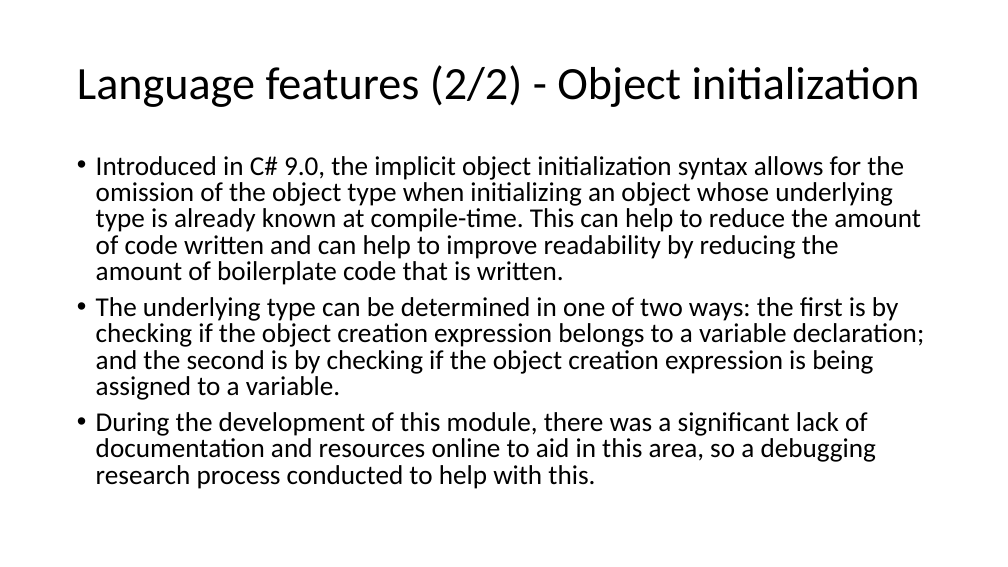
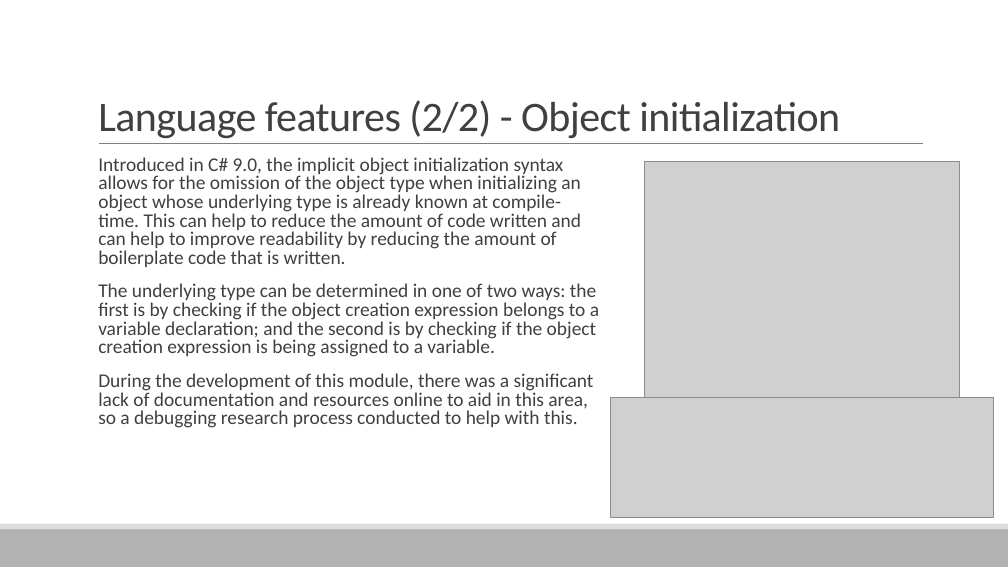
Before and after one commit to ReadieFur/SourceCodeQualityEnhancer-BEngSoftwareEngineeringDissertation-UniversityOfGreenwich, a slide deck: slide 16 of Demonstration.pptx. Drawn at 1008x567 pixels with LibreOffice and Linux fonts; fonts in the diff are those of the drawing; grey boxes stand for pictures; background and template pictures are left out. Boxes give left, top, right and bottom in pixels: in the first picture for what was removed or moved away, otherwise in the second. Text is boxed around its words. In the diff, an @@ line names an element or a change of style, - is before the commit and + after.

```diff
--- a/Demonstration.pptx
+++ b/Demonstration.pptx
@@ title "Language features (2/2) - Object ...": place and size @@
-title "Language features (2/2) - Object ..." at <box>77,65,920,107</box>
+title "Language features (2/2) - Object ..." at <box>98,100,840,138</box>
@@ title "Language features (2/2) - Object ..." at <box>98,100,840,138</box>: size 44 to 40 pt, text colour #000000 to #404040, letter spacing 0 to -0.5 pt; line spacing 0.9 to 0.85; vertical alignment middle to bottom @@
@@ line added from (99, 144) to (923, 144), #808080 0.5 pt @@
@@ text "Introduced in C# 9.0, the ..." at <box>98,157,599,428</box>: size 25.9 to 18.5 pt, text colour #000000 to #404040; bullet • to  ; more space between paragraphs @@
@@ picture added at <box>645,162,960,398</box> @@
@@ picture added at <box>610,398,994,518</box> @@
@@ rectangle added at <box>0,529,1008,567</box>, fill #B2B2B2 @@
@@ rectangle added at <box>0,524,1008,529</box>, fill #DDDDDD @@
```
Also in this commit, not shown: 21 other slides changed.
